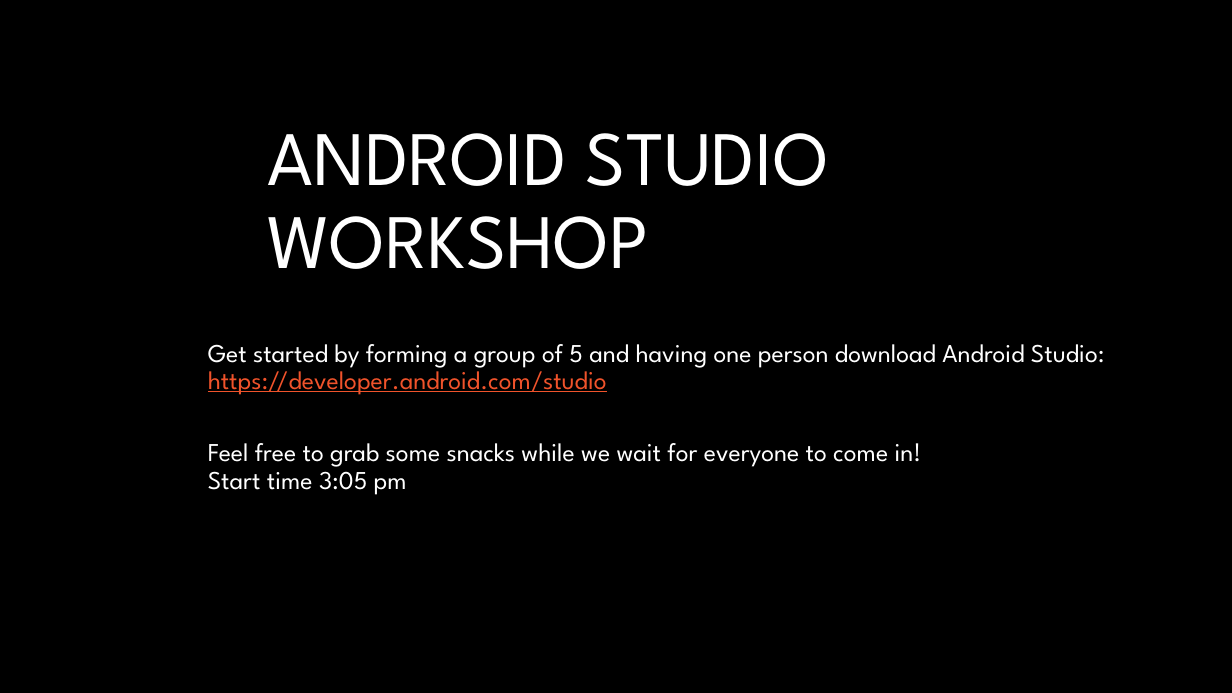
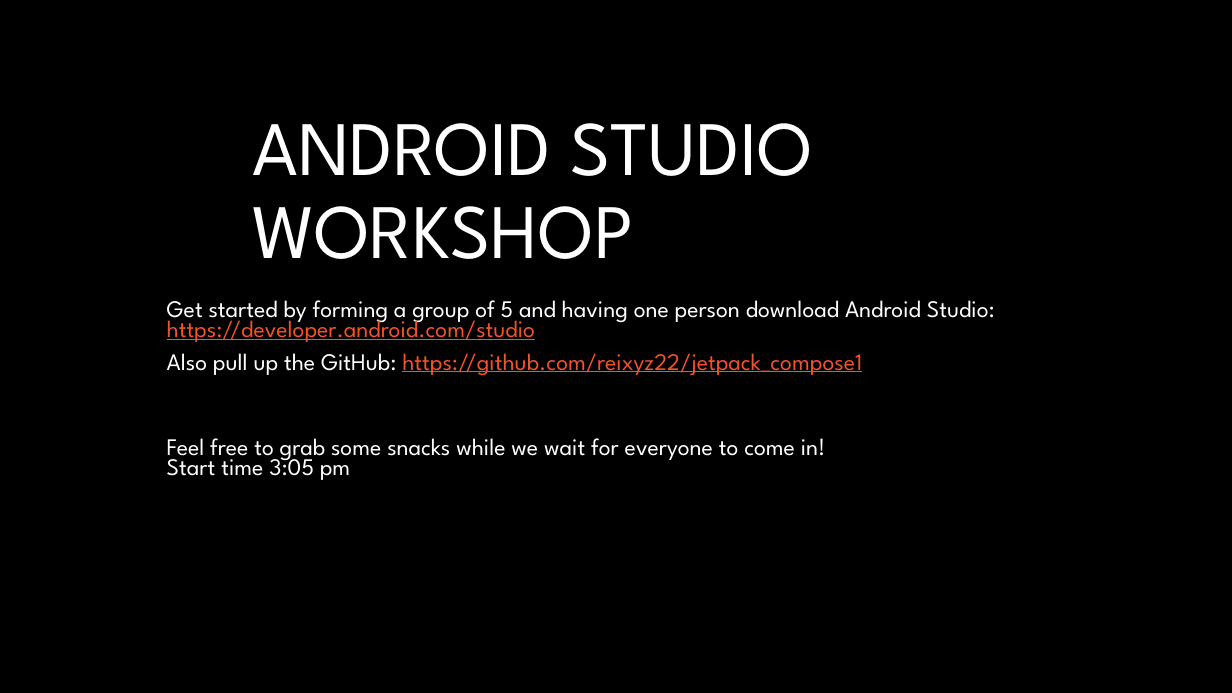
Before and after one commit to reixyz22/jetpack_compose1, a slide deck: slide 1 of present.pptm. Drawn at 1232x693 pixels with LibreOffice and Linux fonts; fonts in the diff are those of the drawing; background and template pictures are left out. Boxes give left, top, right and bottom in pixels: in the first picture for what was removed or moved away, otherwise in the second. Text is boxed around its words. In the diff, an @@ line names an element or a change of style, - is before the commit and + after.

```diff
--- a/present.pptm
+++ b/present.pptm
@@ title "ANDROID STUDIO WORKSHOP": place and size @@
-title "ANDROID STUDIO WORKSHOP" at <box>268,133,829,269</box>
+title "ANDROID STUDIO WORKSHOP" at <box>252,123,814,259</box>
@@ subtitle "Get started by forming a ...": place and size @@
-subtitle "Get started by forming a ..." at <box>208,344,1105,495</box>
+subtitle "Get started by forming a ..." at <box>167,300,995,480</box>
@@ subtitle at <box>167,300,995,480</box>: size 20 to 18.5 pt in "Get started by forming a group of ...", "Feel free to grab some snacks while ..."; line spacing 0.9 to 0.7 @@
@@ subtitle at <box>167,353,862,376</box>: paragraph added @@
+Also pull up the GitHub: https://github.com/reixyz22/jetpack_compose1
```
Also in this commit, not shown: 3 other slides changed, 1 slide added.
